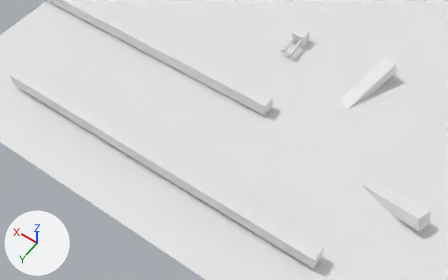
Before and after pictures for a commit that changed the Blender file Skelerebels.blend.
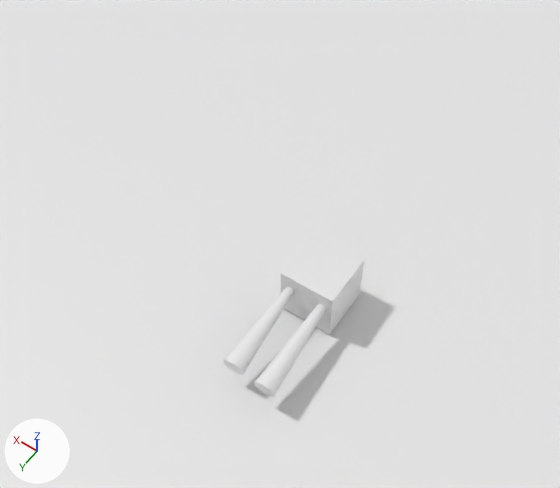
There are two pictures of each version: one from a 50 mm camera at (-32.4, 65.6, 67.6) aimed at (1.6, 18.1, -7.2), one close up from a 50 mm camera at (-7.8, 13.2, 22.9) aimed at (1.0, 0.8, 3.5). Every picture has the same lights, and +X, +Y and +Z are marked at lower left.
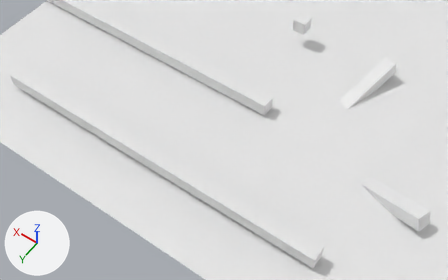
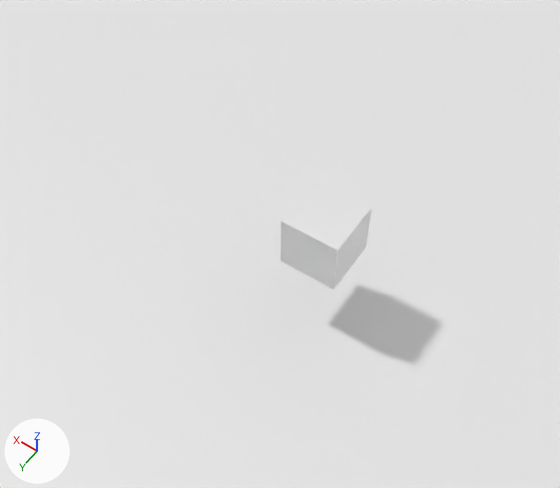
Edits to the scene script, one JSON object a line:
```json
{"op": "set", "path": "ob_cube.location", "old": "(-0.08, 0.0, 1.25)", "new": "(-0.08, 0.0, 3.93)"}
{"op": "add", "block": "ob_cone", "code": "ob_cone.hide_viewport = True"}
{"op": "add", "block": "ob_cone_001", "code": "ob_cone_001.hide_viewport = True"}
```

Location of each change, (x1, y1, x2, y2) in pixels of the close-ups (560 x 488 px):
```json
{"object": "Cube", "change": "moved", "before": [281, 234, 364, 335], "after": [281, 180, 372, 289]}
{"object": "Cone.001", "change": "hidden", "before": [254, 255, 358, 397]}
{"object": "Cone", "change": "hidden", "before": [223, 238, 328, 375]}
```
